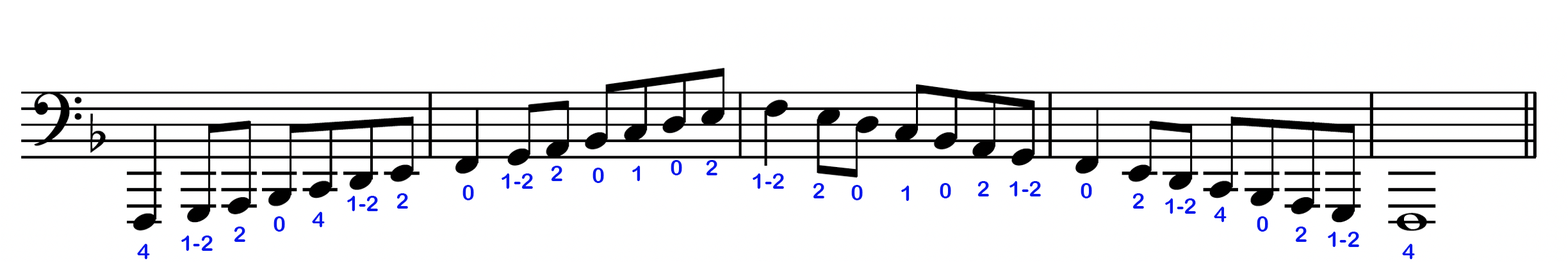
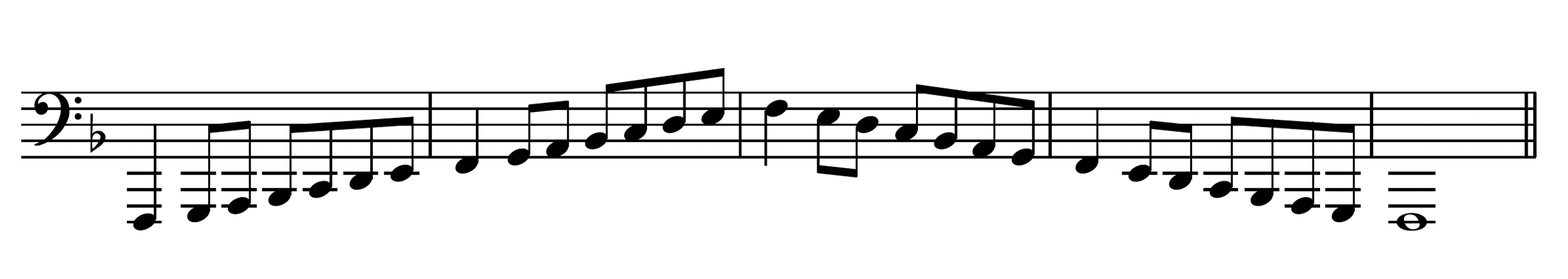
Before/after of a 1568px x 279px layered artwork. What changed in the layer stack:
hid "4" (1st of 4) over 1213, 206, 1227, 223
hid "4" (2nd of 4) over 311, 212, 325, 228
hid "4" (3rd of 4) over 1402, 244, 1415, 260
hid "4" (4th of 4) over 137, 244, 150, 260
hid "2" (1st of 8) over 977, 181, 989, 197
hid "2" (2nd of 8) over 550, 165, 563, 182
hid "2" (4th of 8) over 396, 193, 409, 209
hid "1-2" (1st of 7) over 1009, 181, 1041, 197
hid "1-2" (2nd of 7) over 501, 173, 533, 189
hid "1-2" (3rd of 7) over 752, 173, 784, 189
hid "2" (5th of 8) over 812, 183, 825, 199
hid "2" (6th of 8) over 705, 160, 718, 176
hid "1-2" (4th of 7) over 1165, 198, 1196, 214
hid "1-2" (5th of 7) over 347, 195, 378, 212
hid "0" (2nd of 8) over 670, 160, 683, 176
hid "0" (3rd of 8) over 939, 183, 952, 199
hid "0" (4th of 8) over 592, 167, 605, 184
hid "0" (5th of 8) over 1080, 183, 1093, 199
hid "0" (7th of 8) over 1256, 216, 1269, 232
hid "0" (8th of 8) over 273, 216, 286, 232
hid "2" (7th of 8) over 1295, 226, 1307, 243
hid "2" (8th of 8) over 233, 226, 246, 243
hid "1-2" (6th of 7) over 1327, 231, 1360, 248
hid "1-2" (7th of 7) over 181, 235, 213, 252
…and 5 more changes (5 visibility)
